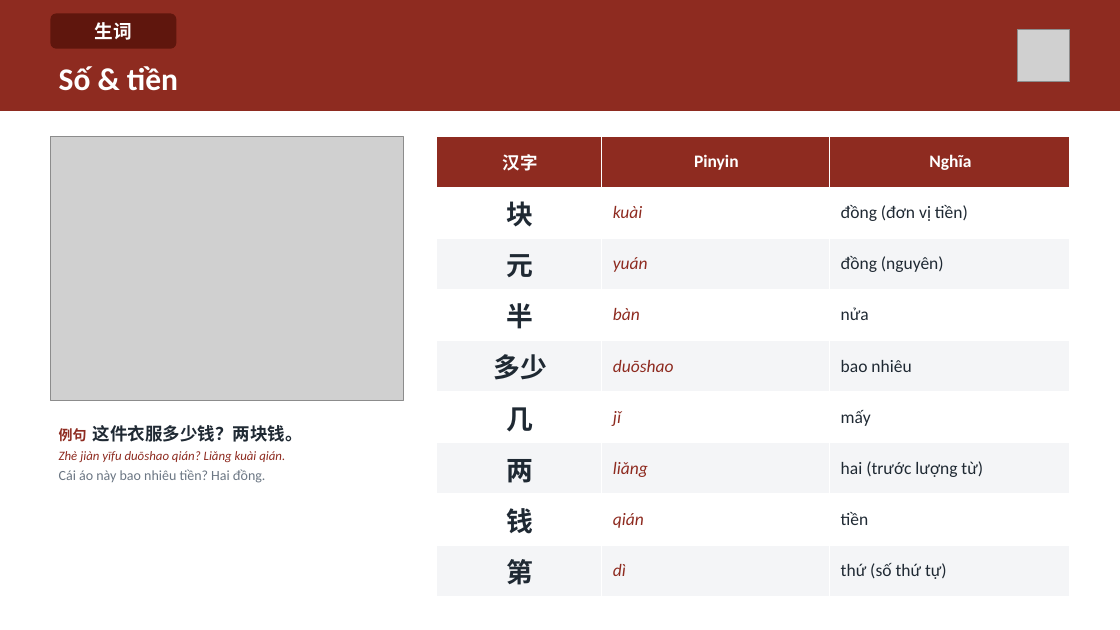
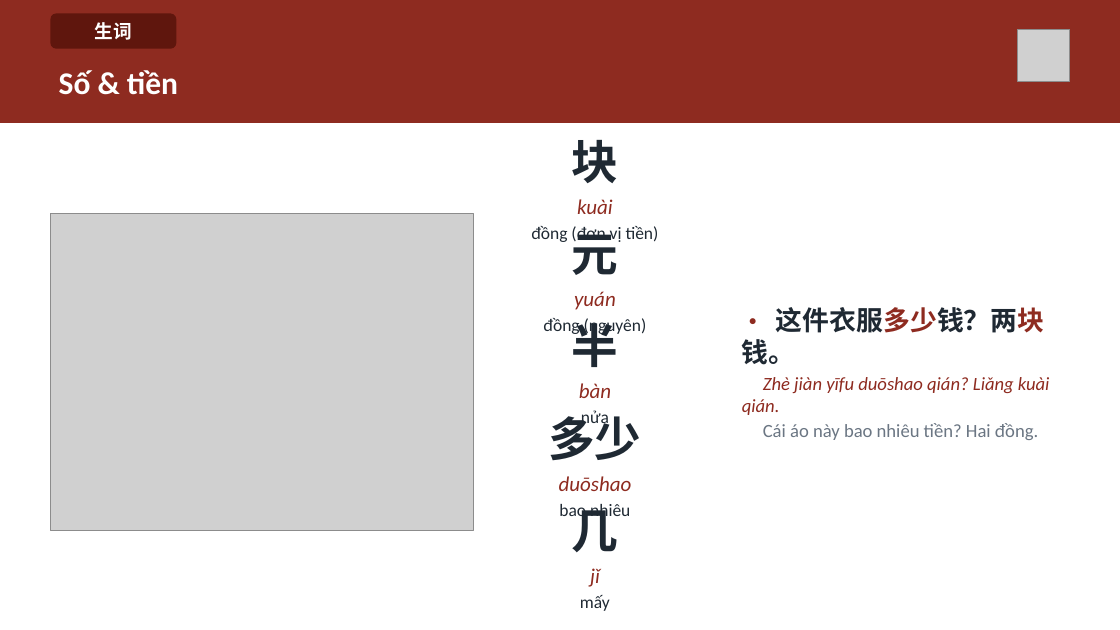
Before and after one commit to HuyenNguyen911/chinese-learning-os, a slide deck: slide 17 of output/Giáo trình 3.0/hsk1/buoi16_ontap/slide2_tuvung/Buoi-16-P2-Tuvung.pptx (slide 14 before the commit). Drawn at 1120x630 pixels with LibreOffice and Linux fonts; fonts in the diff are those of the drawing; grey boxes stand for pictures. Boxes give left, top, right and bottom in pixels: in the first picture for what was removed or moved away, otherwise in the second. Text is boxed around its words. In the diff, an @@ line names an element or a change of style, - is before the commit and + after.

```diff
--- a/output/Giáo trình 3.0/hsk1/buoi16_ontap/slide2_tuvung/Buoi-16-P2-Tuvung.pptx
+++ b/output/Giáo trình 3.0/hsk1/buoi16_ontap/slide2_tuvung/Buoi-16-P2-Tuvung.pptx
@@ rectangle resized from (x1=0, y1=0, x2=1120, y2=111) to (x1=0, y1=0, x2=1120, y2=123) @@
@@ text "Số & tiền" moved from (x1=59, y1=66, x2=178, y2=91) to (x1=59, y1=70, x2=178, y2=95) @@
@@ table removed at (x1=437, y1=136, x2=1070, y2=597), 9 rows, 3 columns @@
-汉字 | Pinyin | Nghĩa
-块 | kuài | đồng (đơn vị tiền)
-元 | yuán | đồng (nguyên)
-半 | bàn | nửa
-多少 | duōshao | bao nhiêu
-几 | jǐ | mấy
-两 | liǎng | hai (trước lượng từ)
-钱 | qián | tiền
-第 | dì | thứ (số thứ tự)
@@ text added at (x1=531, y1=140, x2=659, y2=242), 15 pt, text #1F2933 @@
+块
+kuài
+đồng (đơn vị tiền)
@@ text "• 这件衣服多少钱？两块钱。" moved from (x1=59, y1=451, x2=285, y2=483) to (x1=742, y1=307, x2=1049, y2=440) @@
@@ text "• 这件衣服多少钱？两块钱。" at (x1=742, y1=307, x2=1049, y2=440): vertical alignment top to middle @@
@@ picture resized from (x1=50, y1=136, x2=403, y2=401) to (x1=50, y1=213, x2=473, y2=530) @@
@@ text added at (x1=543, y1=226, x2=647, y2=336), 15 pt, text #1F2933 @@
+元
+yuán
+đồng (nguyên)
@@ text added at (x1=572, y1=318, x2=619, y2=428), 18 pt, text #1F2933 @@
+半
+bàn
+nửa
@@ text at (x1=742, y1=307, x2=1045, y2=365): text changed; size 15 to 23 pt @@
-例句 这件衣服多少钱？两块钱。
+• 这件衣服多少钱？两块钱。
@@ text at (x1=742, y1=377, x2=1049, y2=440): size 11 to 16 pt in "Zhè jiàn yīfu duōshao qián? Liǎng kuài ..."; size 12 to 16 pt in "Cái áo này bao nhiêu tiền? Hai ..."; less space between paragraphs @@
@@ text added at (x1=548, y1=410, x2=641, y2=521), 15 pt, text #1F2933 @@
+多少
+duōshao
+bao nhiêu
@@ text added at (x1=572, y1=504, x2=619, y2=611), 15 pt, text #1F2933 @@
+几
+jǐ
+mấy
```
Also in this commit, not shown: 37 other slides changed, 14 slides added, 52 other files.
